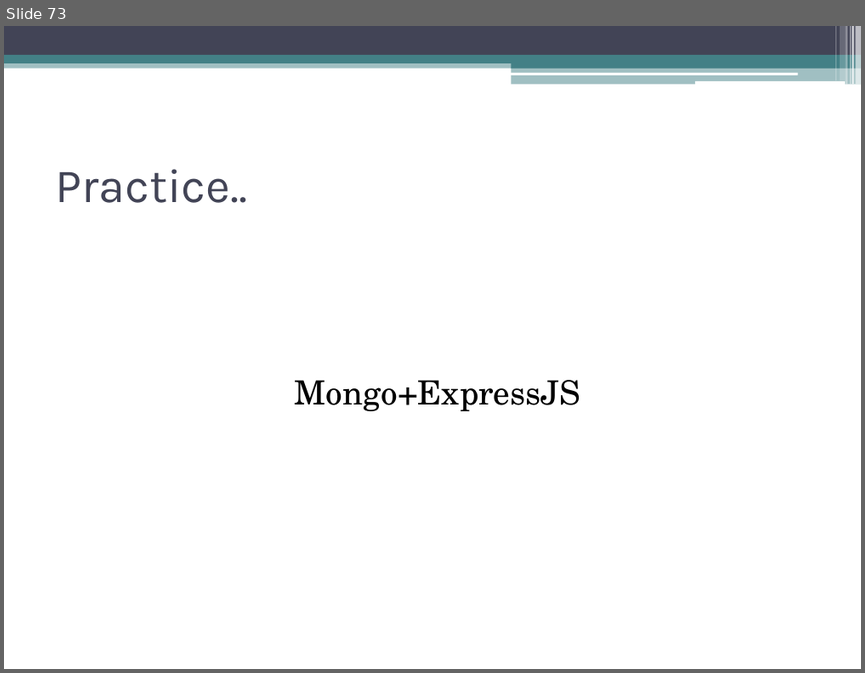
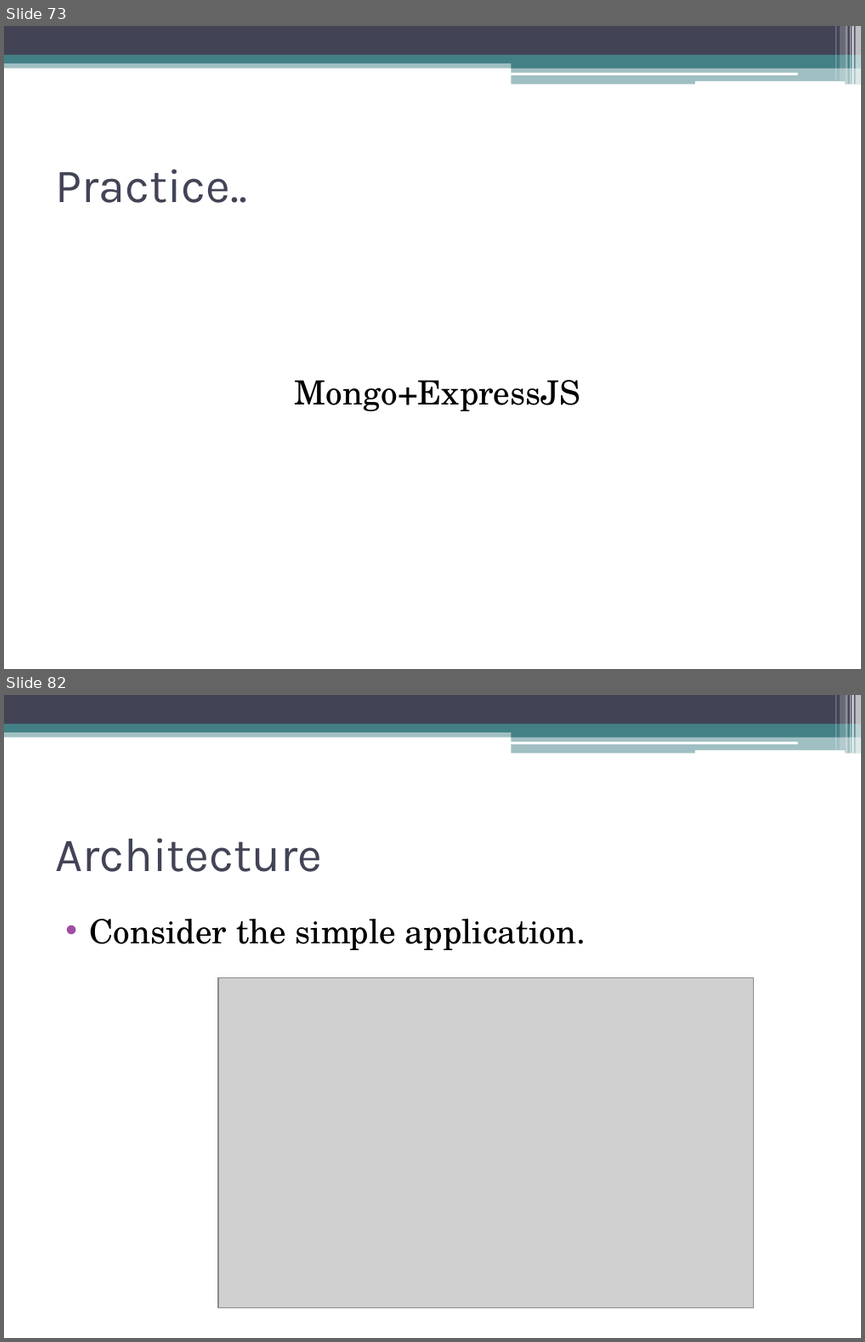
Before and after one commit to akjkhatri/mean_stack, a slide deck: MEAN Stack Workshop.pptx. Shown one above the other, each under a label of ours: slide 73 before the commit, slides 73 and 82 after it; the slides between them are not shown. The pictures are 865x673 and 865x1342 pixels, drawn with LibreOffice and Linux fonts; fonts in the diff are those of the drawing; grey boxes stand for pictures. Boxes give left, top, right and bottom in pixels: in the first picture for what was removed or moved away, otherwise in the second. Text is boxed around its words. In the diff, an @@ line names an element or a change of style, - is before the commit and + after.

```diff
--- a/MEAN Stack Workshop.pptx
+++ b/MEAN Stack Workshop.pptx
@@ slide 82 added at (x1=4, y1=695, x2=861, y2=1338), background #FFFFFF; not listed: 13 template elements that a slide beside it also shows @@
@@ title added at (x1=55, y1=838, x2=322, y2=872), 40 pt, text #424456 @@
+Architecture
@@ text added at (x1=90, y1=919, x2=586, y2=950), 28 pt, text #000000 @@
+• Consider the simple application.
@@ picture added at (x1=218, y1=978, x2=754, y2=1308) @@
```
Also in this commit, not shown: 29 other slides added.
